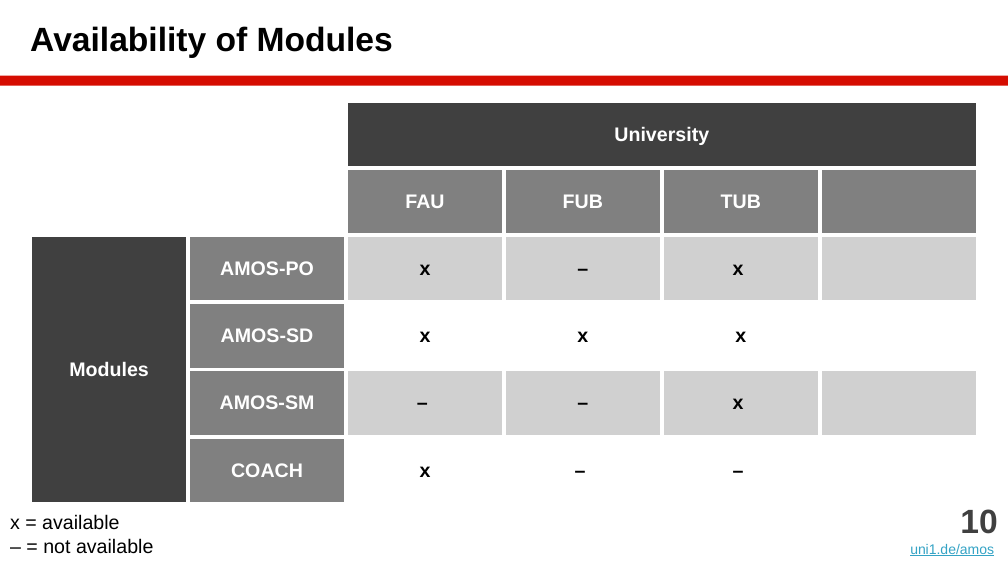
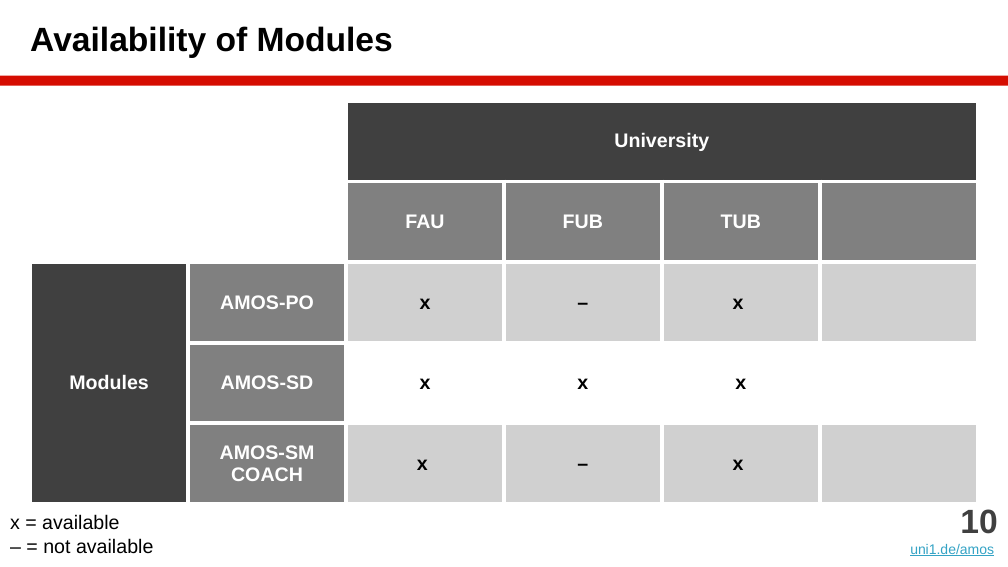
Before and after one commit to dirkriehle/amos-course, a slide deck: slide 10 of Lecture slides/AMOS A01 - Introduction.pptx. Drawn at 1008x567 pixels with LibreOffice and Linux fonts; fonts in the diff are those of the drawing. Boxes give left, top, right and bottom in pixels: in the first picture for what was removed or moved away, otherwise in the second. Text is boxed around its words. In the diff, an @@ line names an element or a change of style, - is before the commit and + after.

```diff
--- a/Lecture slides/AMOS A01 - Introduction.pptx
+++ b/Lecture slides/AMOS A01 - Introduction.pptx
@@ table at <box>30,101,980,485</box> @@
-row 5:  | AMOS-SM | – | – | x | 
-row 6:  | COACH | x | – | – | 
+row 5:  | AMOS-SM / COACH | x | – | x | 
```
Also in this commit, not shown: 9 other slides changed, 15 other files.
